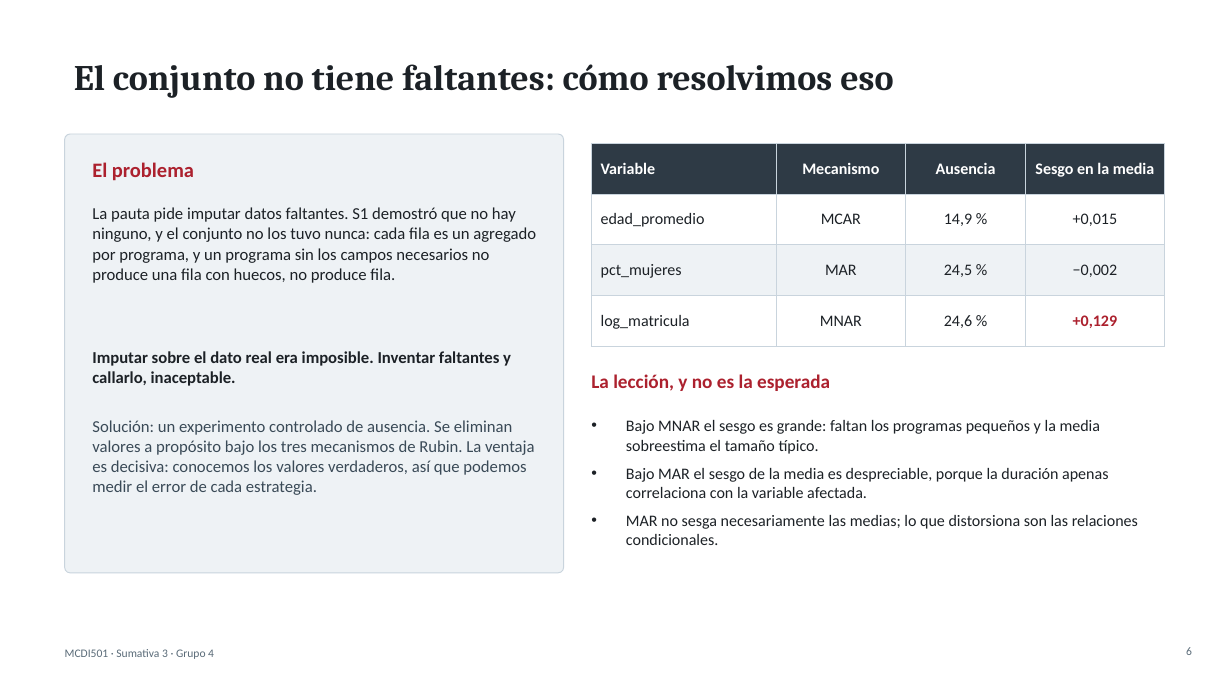
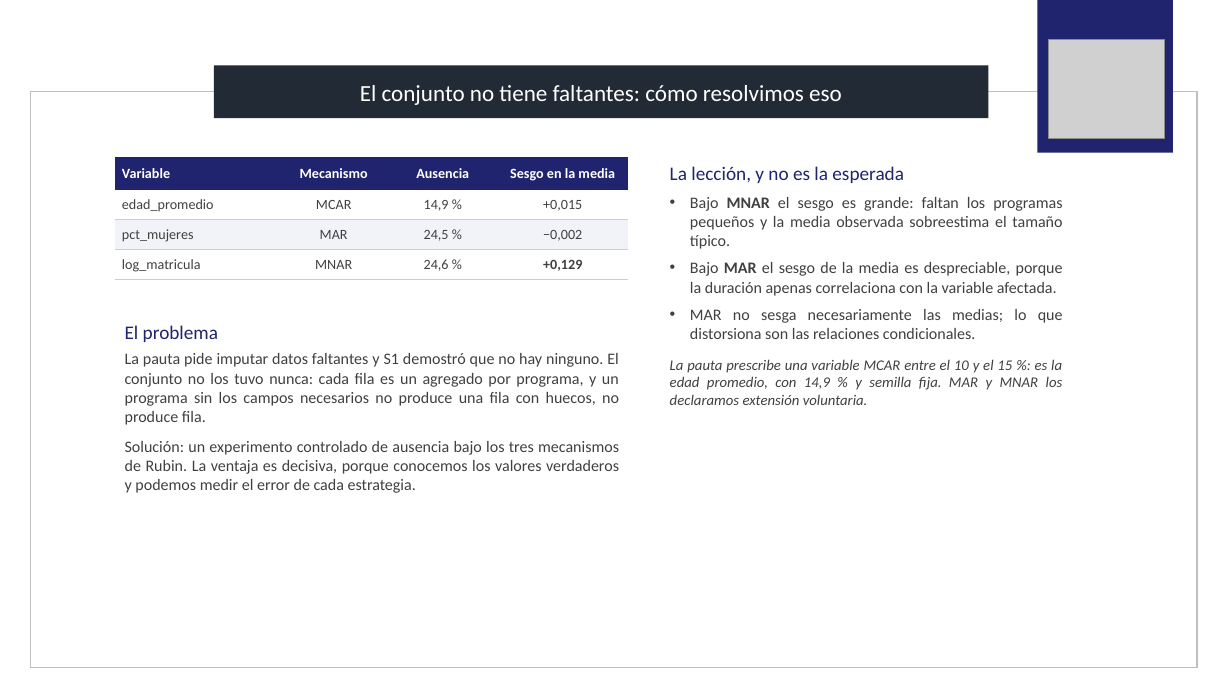
Before and after one commit to santunez75/analisis-desercion, a slide deck: slide 6 of S3/presentacion/Sumativa3_Presentacion_Grupo4.pptx. Drawn at 1232x693 pixels with LibreOffice and Linux fonts; fonts in the diff are those of the drawing; grey boxes stand for pictures. Boxes give left, top, right and bottom in pixels: in the first picture for what was removed or moved away, otherwise in the second. Text is boxed around its words. In the diff, an @@ line names an element or a change of style, - is before the commit and + after.

Commit message:
feat: rehace la presentacion sobre la plantilla de la Facultad
El deck se reconstruye duplicando las diapositivas de ejemplo de
PPT-Facultad-Ingenieria.pptx, de modo que hereda el marco, el logo, la
barra de titulo navy y la tipografia institucionales. Quedan 15 laminas:
portada, dos divisores sobre fotografia, siete de contenido con barra,
cuatro de columnas y el cierre con el logo.

Se corrigen de paso dos laminas que habian quedado desalineadas con la
particion 70/30 estratificada: la columna S3 de "Que aporto cada fase" y
la fila correspondiente de la tabla de trazabilidad, donde el bootstrap
por institucion pasa a declararse como extension.

El guion cronometrado baja de 1.654 a 1.492 palabras para caber en los
diez minutos.

```diff
--- a/S3/presentacion/Sumativa3_Presentacion_Grupo4.pptx
+++ b/S3/presentacion/Sumativa3_Presentacion_Grupo4.pptx
@@ rectangle added at <box>1038,0,1173,152</box>, fill #20236D @@
@@ picture added at <box>1049,40,1165,138</box> @@
@@ rectangle "El conjunto no tiene faltantes: ...": place and size @@
-rectangle "El conjunto no tiene faltantes: ..." at <box>74,64,893,98</box>
+rectangle "El conjunto no tiene faltantes: ..." at <box>213,66,988,118</box>
@@ rectangle "El conjunto no tiene faltantes: ..." at <box>213,66,988,118</box>: size 28 to 18 pt, font Cambria to Calibri, text colour #1C2126 to #FFFFFF, bold off; alignment left to centre; fill none to #222A35 @@
@@ rectangle added at <box>30,91,1198,667</box>, outline #BFBFBF 1 pt @@
@@ rounded rectangle removed at <box>65,134,564,573</box> @@
@@ text removed at <box>92,162,194,181</box> @@
-El problema
@@ table at <box>116,157,628,279</box> @@
@@ fill #2E3A45 to #20236D in row 1 @@
@@ fill #EEF2F5 to #F2F3F8 in row 3 @@
@@ size 12.5 to 11 pt @@
@@ text colour #1C2126 to #404040 in "edad_promedio", "MCAR", "14,9 %", "+0,015" and 7 more places @@
@@ text colour #AC212E to #404040 in "+0,129" @@
@@ borders changed @@
@@ table: place and size @@
-table at <box>592,143,1165,333</box>
+table at <box>116,157,628,279</box>
@@ text "La lección, y no es ...": place and size @@
-text "La lección, y no es ..." at <box>626,420,1138,545</box>
+text "La lección, y no es ..." at <box>670,166,1063,405</box>
@@ text at <box>670,166,1062,249</box>: text changed; text colour #1C2126 to #404040 @@
-• Bajo MNAR el sesgo es grande: faltan los programas pequeños y la media sobreestima el tamaño típico.
+La lección, y no es la esperada
+• Bajo MNAR el sesgo es grande: faltan los programas pequeños y la media observada sobreestima el tamaño típico.
@@ text at <box>690,262,1063,339</box>: text colour #1C2126 to #404040 in "Bajo MAR el sesgo de la media ...", "MAR no sesga necesariamente las medias; lo ..."; bold on in "MAR"; alignment left to justified; indent changed; less space between paragraphs @@
@@ text at <box>125,325,619,493</box>: text changed; size 13 to 12.5 pt; text colour #1C2126 to #404040 @@
-La pauta pide imputar datos faltantes. S1 demostró que no hay ninguno, y el conjunto no los tuvo nunca: cada fila es un agregado por programa, y un programa sin los campos necesarios no produce una fila con huecos, no produce fila.
+El problema
+La pauta pide imputar datos faltantes y S1 demostró que no hay ninguno. El conjunto no los tuvo nunca: cada fila es un agregado por programa, y un programa sin los campos necesarios no produce una fila con huecos, no produce fila.
+Solución: un experimento controlado de ausencia bajo los tres mecanismos de Rubin. La ventaja es decisiva, porque conocemos los valores verdaderos y podemos medir el error de cada estrategia.
@@ text removed at <box>92,351,511,386</box> @@
-Imputar sobre el dato real era imposible. Inventar faltantes y callarlo, inaceptable.
@@ text at <box>670,359,1063,405</box>: paragraph added @@
+La pauta prescribe una variable MCAR entre el 10 y el 15 %: es la edad promedio, con 14,9 % y semilla fija. MAR y MNAR los declaramos extensión voluntaria.
@@ text removed at <box>591,374,830,391</box> @@
-La lección, y no es la esperada
@@ text removed at <box>92,420,535,495</box> @@
-Solución: un experimento controlado de ausencia. Se eliminan valores a propósito bajo los tres mecanismos de Rubin. La ventaja es decisiva: conocemos los valores verdaderos, así que podemos medir el error de cada estrategia.
@@ text removed at <box>65,649,214,659</box> @@
-MCDI501 · Sumativa 3 · Grupo 4
@@ page number removed at <box>1186,647,1192,655</box> @@
-6
```
Also in this commit, not shown: 13 other slides changed, 1 slide added.
